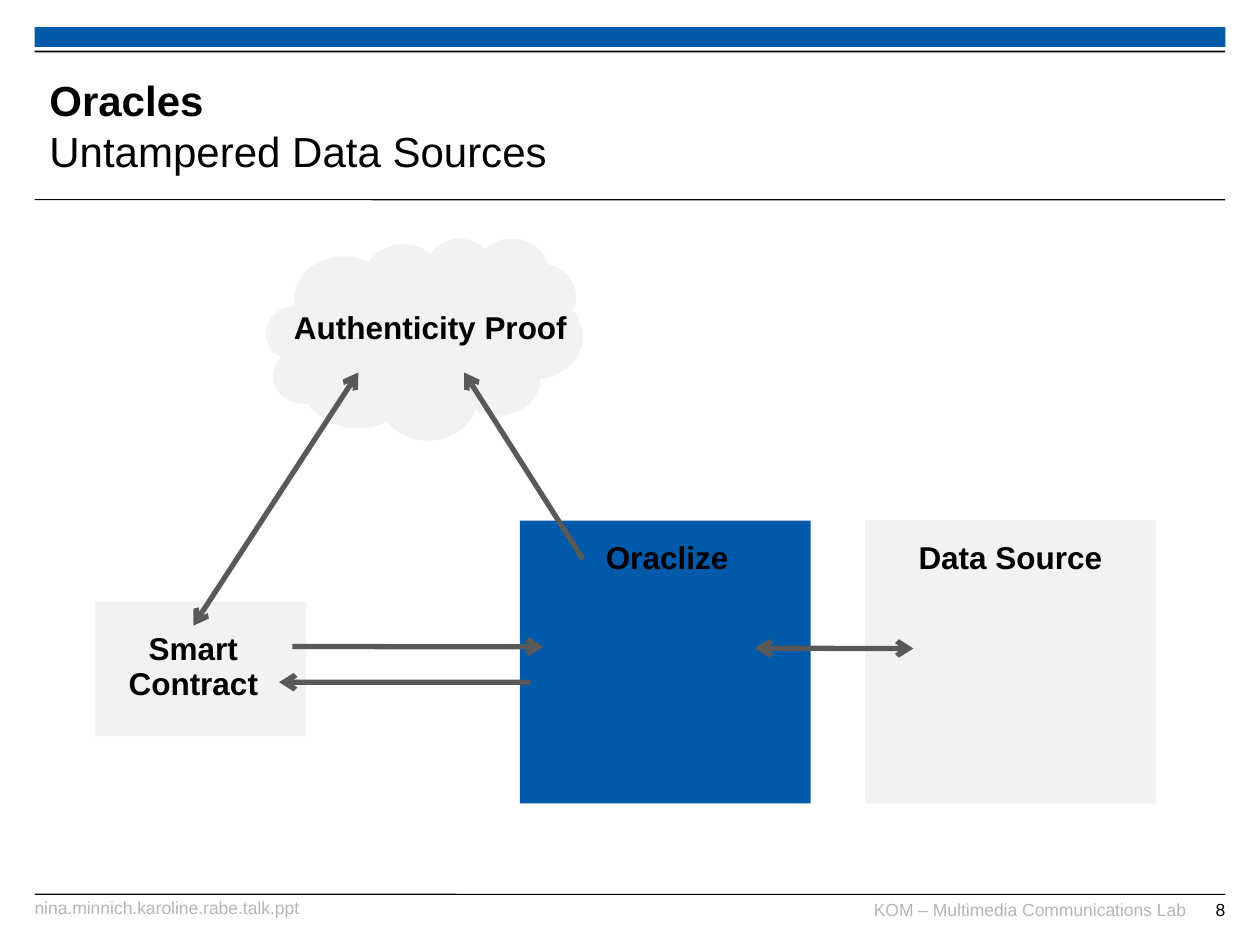
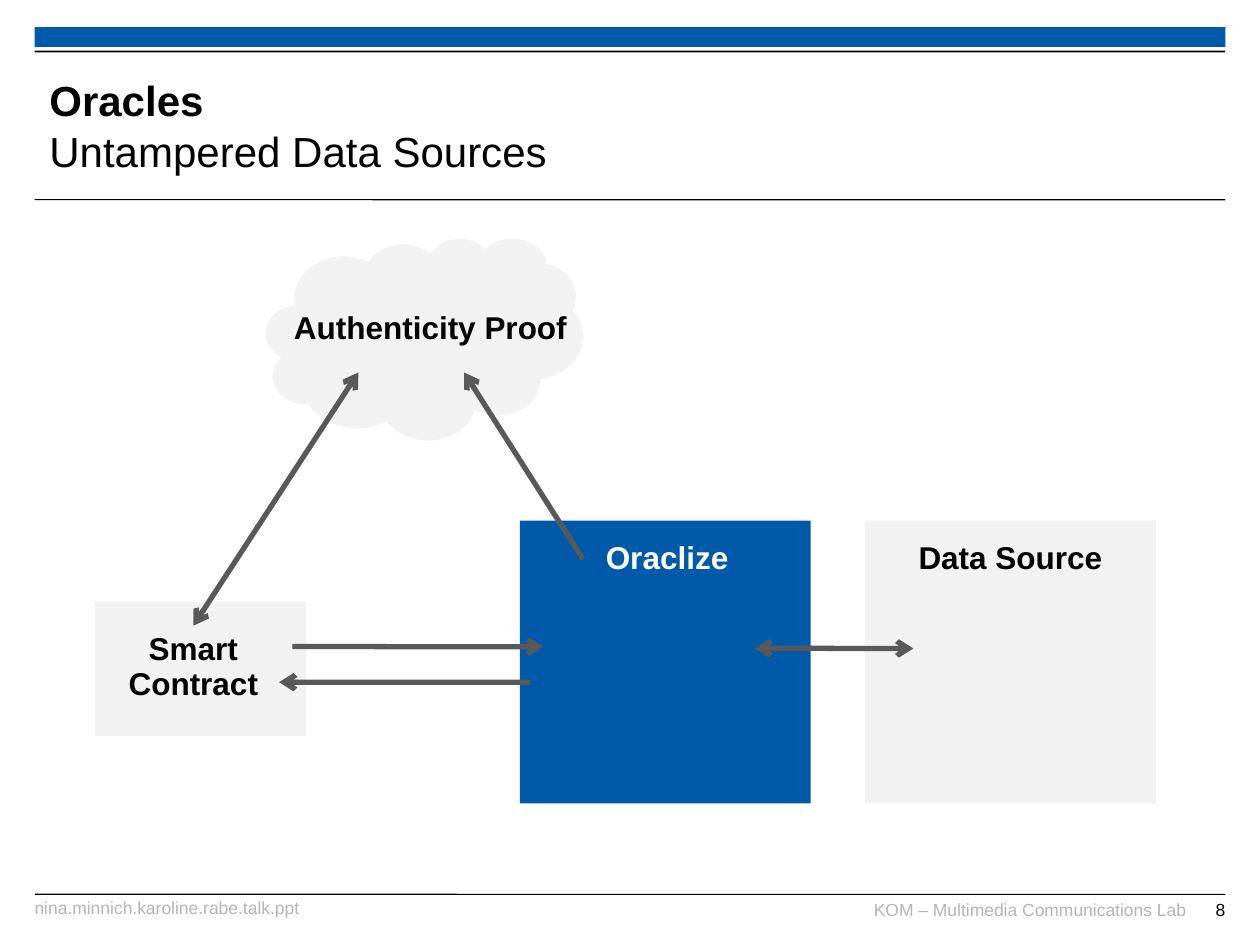
Before and after one commit to karopp/AFTIR, a slide deck: slide 8 of Nina.Minnich.Karoline.Rabe.talk.ppt. Drawn at 1260x945 pixels with LibreOffice and Linux fonts; fonts in the diff are those of the drawing; background and template pictures are left out. Boxes give left, top, right and bottom in pixels: in the first picture for what was removed or moved away, otherwise in the second. Text is boxed around its words. In the diff, an @@ line names an element or a change of style, - is before the commit and + after.

Commit message:
Bild Data Sources

```diff
--- a/Nina.Minnich.Karoline.Rabe.talk.ppt
+++ b/Nina.Minnich.Karoline.Rabe.talk.ppt
@@ text "Oraclize" at (x1=606, y1=546, x2=728, y2=570): text colour #000000 to #FFFFFF @@
```
Also in this commit, not shown: 4 other slides changed.
